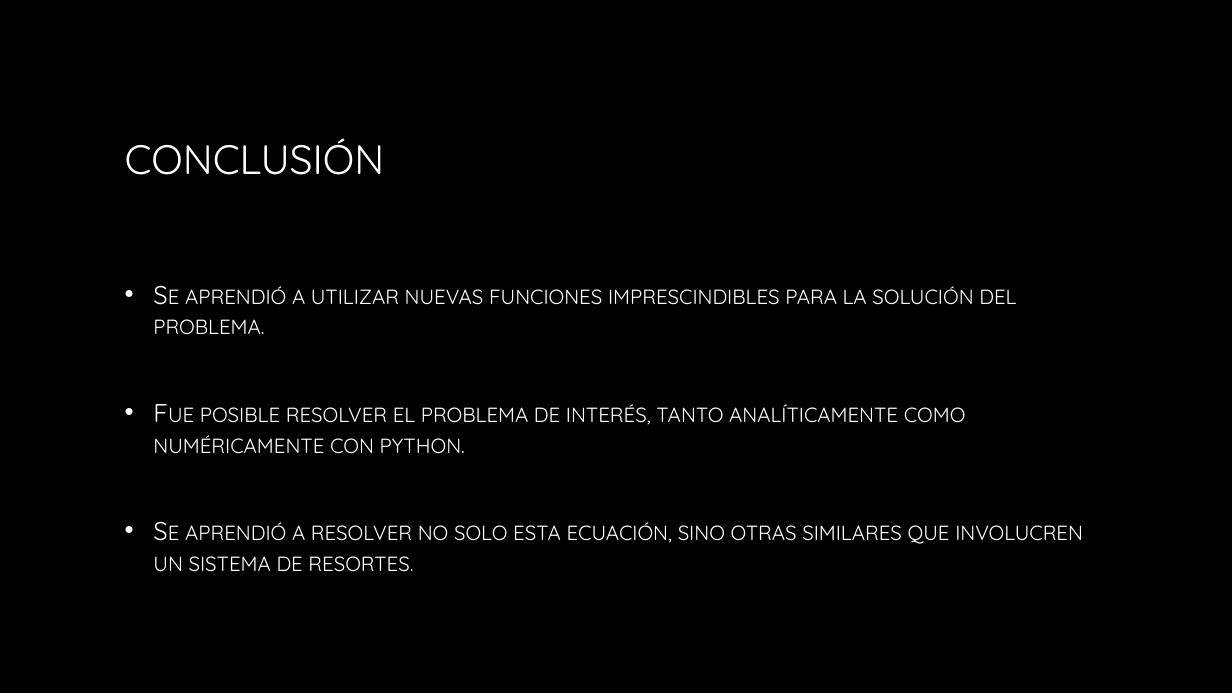
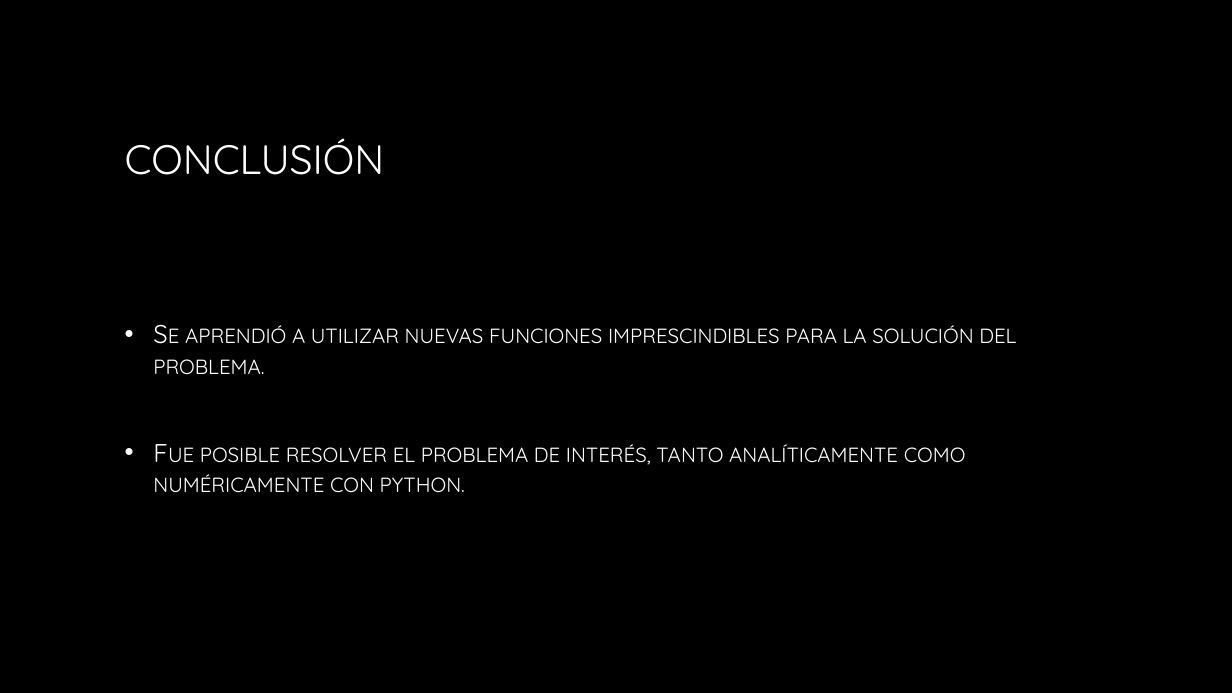
Before and after one commit to JabberTheWock/Proyecto_modulo3, a slide deck: slide 10 of Presentación módulo 3.pptx. Drawn at 1232x693 pixels with LibreOffice and Linux fonts; fonts in the diff are those of the drawing; background and template pictures are left out. Boxes give left, top, right and bottom in pixels: in the first picture for what was removed or moved away, otherwise in the second. Text is boxed around its words. In the diff, an @@ line names an element or a change of style, - is before the commit and + after.

```diff
--- a/Presentación módulo 3.pptx
+++ b/Presentación módulo 3.pptx
@@ text at (x1=153, y1=522, x2=1083, y2=572): paragraph removed @@
-• Se aprendió a resolver no solo esta ecuación, sino otras similares que involucren un sistema de resortes.
```
Also in this commit, not shown: 2 other slides changed, 1 other file.
